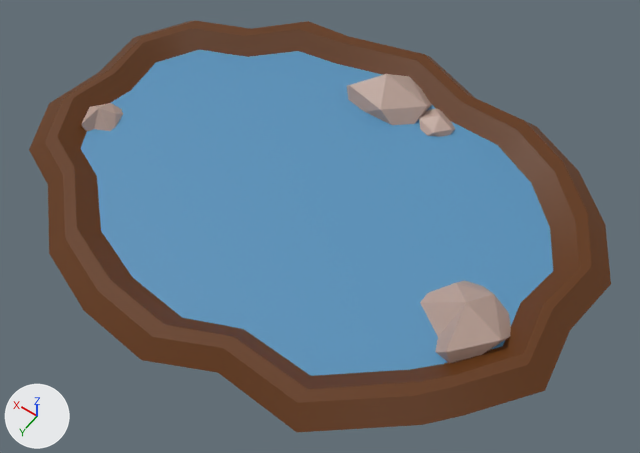
Before and after pictures for a commit that changed the FBX model Concordia-2-Game/Assets/Models/Arena/Environment/Pond.fbx.
Before and after are seen from a camera (50 mm lens) standing at (-1.8, 2.36, 3.43) and looking at (-0.2, 0.11, -0.09). The lights are fixed; the arrows at lower left show +X, +Y and +Z. Where no turn or scale is listed for an object, it has been applied to the vertices.

Before the edit, the objects in view are built like this:
```python
me_mesh_001 = bpy.data.meshes.new('Mesh.001')
me_mesh_001.from_pydata(...)  # 96 vertices, 72 faces; spans x -1.51..1.51, y -1.21..1.23, z 0.0..0.08
me_mesh_001.materials.append(mat_edge_mat)  # brown #623300
me_mesh_002 = bpy.data.meshes.new('Mesh.002')
me_mesh_002.from_pydata(...)  # 10 vertices, 16 faces; spans x -0.246..0.289, y -0.319..0.192, z -0.077..0.165
me_mesh_002.materials.append(mat_rock_mat)  # beige #bca196
me_mesh_003 = bpy.data.meshes.new('Mesh.003')
me_mesh_003.from_pydata(...)  # 10 vertices, 16 faces; spans x -0.096..0.135, y -0.136..0.128, z -0.028..0.06
me_mesh_003.materials.append(mat_rock_mat)  # beige #bca196
me_mesh_004 = bpy.data.meshes.new('Mesh.004')
me_mesh_004.from_pydata(...)  # 10 vertices, 16 faces; spans x -0.267..0.271, y -0.242..0.165, z -0.077..0.165
me_mesh_004.materials.append(mat_rock_mat)  # beige #bca196
me_mesh_005 = bpy.data.meshes.new('Mesh.005')
me_mesh_005.from_pydata(...)  # 10 vertices, 16 faces; spans x -0.129..0.097, y -0.161..0.098, z -0.043..0.091
me_mesh_005.materials.append(mat_rock_mat)  # beige #bca196
ob_pondedge_geo = bpy.data.objects.new('PondEdge_GEO', me_mesh_001)
ob_pondedge_geo.location = (-0.037, 0.0, 0.0)
ob_rock_geo = bpy.data.objects.new('rock_GEO', me_mesh_004)
ob_rock_geo.location = (-0.002, -0.779, 0.002)
ob_rock_geo1 = bpy.data.objects.new('rock_GEO1', me_mesh_003)
ob_rock_geo1.location = (-0.353, -0.773, 0.001)
ob_rock_geo2 = bpy.data.objects.new('rock_GEO2', me_mesh_002)
ob_rock_geo2.location = (-1.073, 0.277, 0.002)
ob_rock_geo3 = bpy.data.objects.new('rock_GEO3', me_mesh_005)
ob_rock_geo3.location = (1.139, 0.28, 0.001)
# also in view: 'Pond_GEO' at (-0.04, 0.0, 0.0)
```
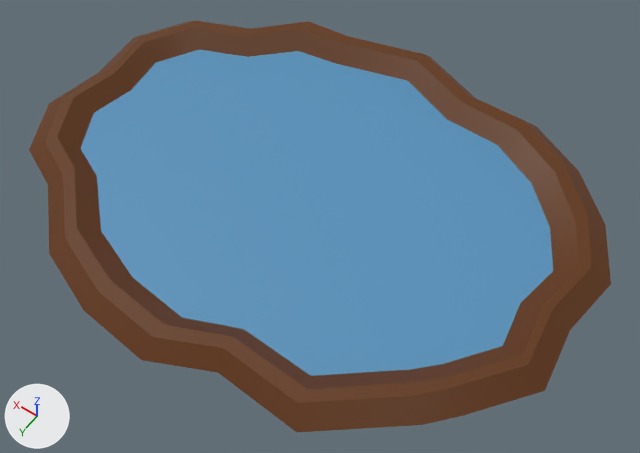
Commit message: rock/pond separation

The change, as a diff of the scene's bpy script:
```diff
--- a/Concordia-2-Game/Assets/Models/Arena/Environment/Pond.fbx.py
+++ b/Concordia-2-Game/Assets/Models/Arena/Environment/Pond.fbx.py
@@ ob_rock_geo1 @@
-ob_rock_geo1 = bpy.data.objects.new('rock_GEO1', me_mesh_003)
-ob_rock_geo1.location = (-0.353, -0.773, 0.001)
@@ ob_rock_geo3 @@
-ob_rock_geo3 = bpy.data.objects.new('rock_GEO3', me_mesh_005)
-ob_rock_geo3.location = (1.139, 0.28, 0.001)
@@ ob_rock_geo @@
-ob_rock_geo = bpy.data.objects.new('rock_GEO', me_mesh_004)
-ob_rock_geo.location = (-0.002, -0.779, 0.002)
@@ ob_rock_geo2 @@
-ob_rock_geo2 = bpy.data.objects.new('rock_GEO2', me_mesh_002)
-ob_rock_geo2.location = (-1.073, 0.277, 0.002)
```

Pixel boxes [x1, y1, x2, y2] of what changed, in the pictures (640 x 453 px):
'rock_GEO2', deleted (beige): before [420, 280, 511, 363]
'rock_GEO', deleted: before [347, 74, 432, 125]
'rock_GEO3', deleted: before [81, 103, 123, 131]
'rock_GEO1', deleted: before [419, 109, 455, 137]
